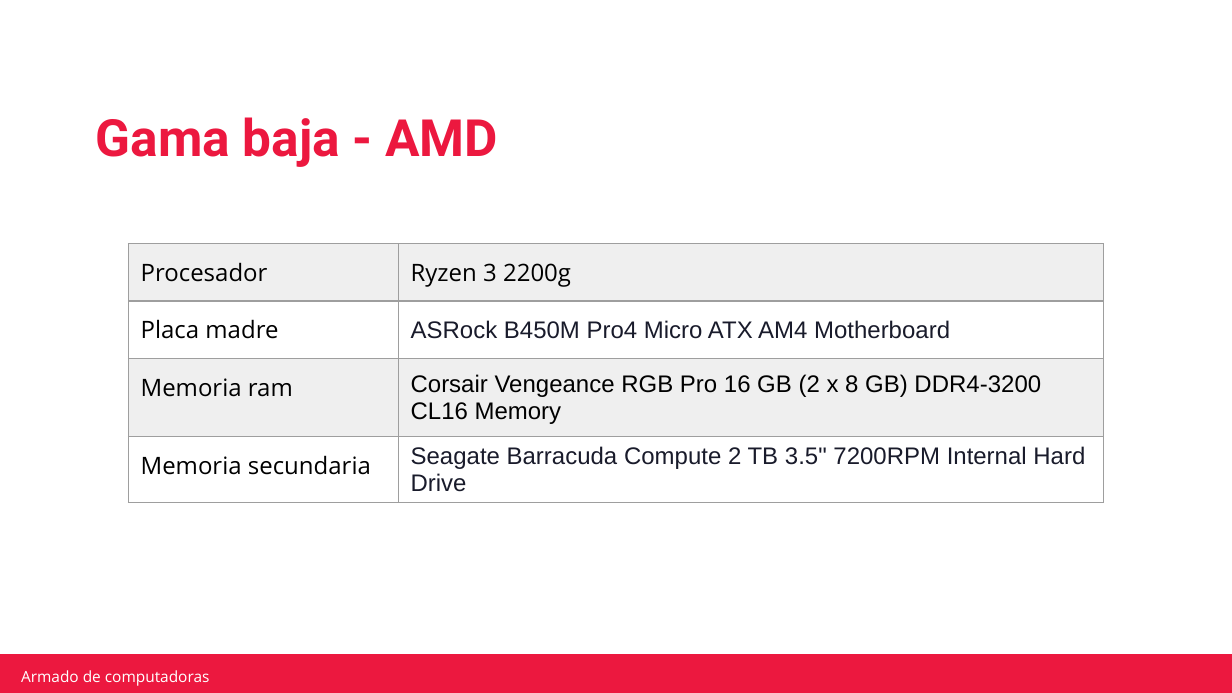
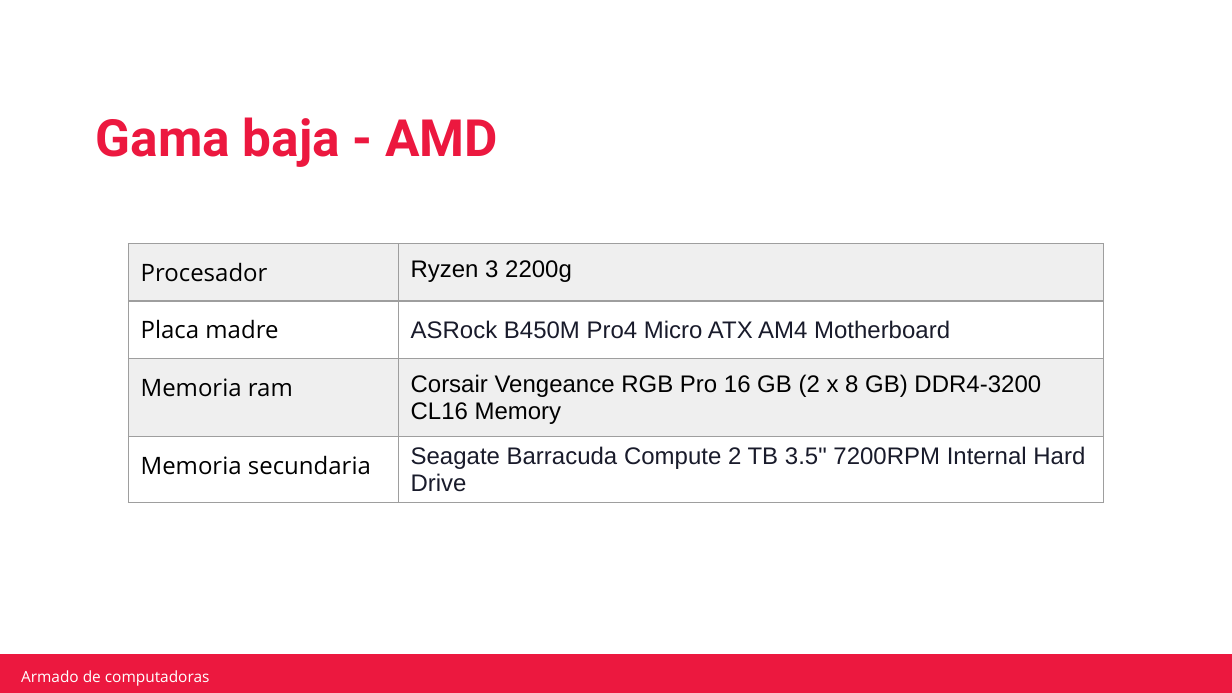
Before and after one commit to DigitalHouse-II/Mochila-C2, a slide deck: slide 11 of Entrega1/Entrega-1_Pizarro_Maria.pptx. Drawn at 1232x693 pixels with LibreOffice and Linux fonts; fonts in the diff are those of the drawing; background and template pictures are left out. Boxes give left, top, right and bottom in pixels: in the first picture for what was removed or moved away, otherwise in the second. Text is boxed around its words. In the diff, an @@ line names an element or a change of style, - is before the commit and + after.

```diff
--- a/Entrega1/Entrega-1_Pizarro_Maria.pptx
+++ b/Entrega1/Entrega-1_Pizarro_Maria.pptx
@@ table at bbox=[128, 244, 1104, 503] @@
@@ font Open Sans to Arial in "Ryzen 3 2200g" @@
```
Also in this commit, not shown: 8 other slides changed.
